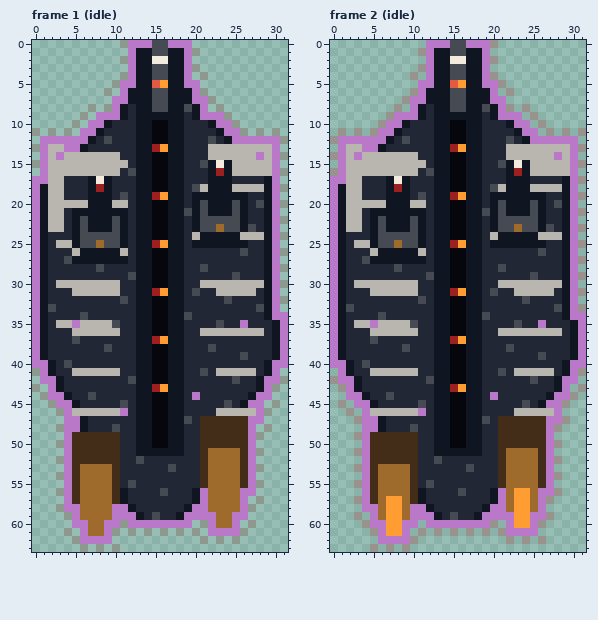
Two states of a pixel-art file, assets/sources/enemies/grave_carrier_elite_32x64.ase. This is how it looked before the edit.
32x64 pixels, 11 frames. Shown: frame 1 (idle), frame 2 (idle). The commit also changed other frames, which this record leaves out.
New version:
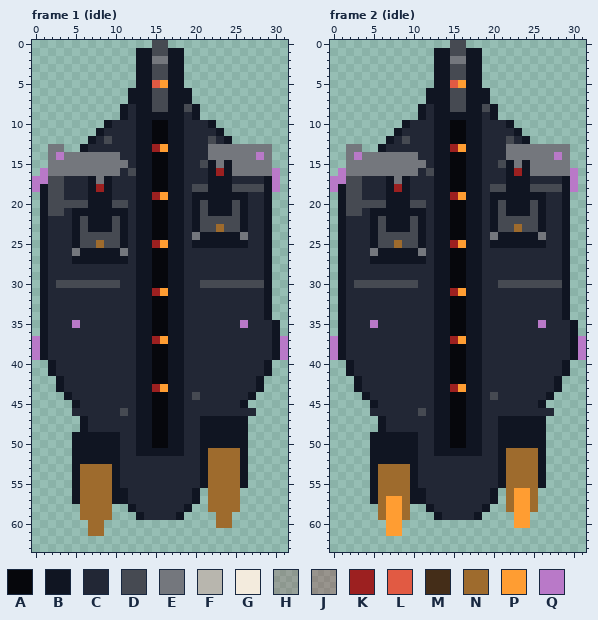
Palette (. is transparent): A #06070c  B #101522  C #222735  D #464a52  E #74777d  F #b8b6ae  G #f3ebdd  H #9c20202e  J #9c202044  K #9c2020  L #e15a43  M #442d18  N #9e6b2d  P #ff9d32  Q #b979c8
Difference:
layer "Elite Aura" now hidden
Frame 1 (idle):
y 0: x 11..14 HQQQ -> ....; x 17..19 QQQ -> ...
y 1: x 12 Q -> .; x 19..20 QH -> ..
y 2: x 11..12 HQ -> ..; x 15..16 GG -> EE; x 19 Q -> .
y 3: x 12 Q -> .; x 19..20 QH -> ..
y 4: x 11..12 HQ -> ..; x 19 Q -> .; x 21 H -> .
y 5: x 10..12 HQQ -> ...; x 19..20 QQ -> ..
y 6: x 9 H -> .; x 11 Q -> .; x 20..21 QH -> ..
y 7: x 10..11 QQ -> ..; x 20..22 QQH -> ...
y 8: x 7 H -> .; x 9..10 HQ -> ..; x 21 Q -> .; x 23 H -> .
y 9: x 6 H -> .; x 8..10 QQQ -> ...; x 21..24 QQQH -> ....
y 10: x 5 H -> .; x 7..8 QQ -> ..; x 23..25 QQH -> ...
y 11: x 0 H -> .; x 2 H -> .; x 4 H -> .; x 6..7 QQ -> ..; x 24..26 QQH -> ...; x 28 H -> .; x 30 H -> .
y 12: x 1..6 QQQQQQ -> ......; x 25..31 QQQQQQH -> .......
y 13: x 0..5 HQFFQQ -> ..EE..; x 22..30 FFFFFFFFQ -> EEEEEEEE.
y 14: x 1..2 QF -> .E; x 4..10 FFFFFFF -> EEEEEEE; x 22..27 FFFFFF -> EEEEEE; x 29..31 FQH -> E..
y 15: x 0..11 HQFFFFFFFFFF -> ..EEEEEEEEEE; x 23 G -> E; x 25..30 FFFFFQ -> EEEEE.
y 16: x 2..10 FFFFFFFFF -> EEEEEEEEE; x 25..29 FFFFF -> EEEEE; x 31 H -> .
y 17: x 2..3 FF -> DD; x 8 G -> E
y 18: x 2..3 FF -> DD; x 21 F -> D; x 25..28 FFFF -> DDDD; x 31 H -> .
y 19: x 0 Q -> .; x 2..3 FF -> DD; x 11 D -> C; x 30 Q -> .
y 20: x 0 Q -> .; x 2..6 FFFFF -> DDDDD; x 10..11 FF -> DD; x 28 D -> C; x 30..31 QH -> ..
y 21: x 0 Q -> .; x 2..3 FF -> DD; x 19 D -> C; x 30 Q -> .
y 22: x 0 Q -> .; x 2..3 FF -> CC; x 30..31 QH -> ..
y 23: x 0 Q -> .; x 2..3 FF -> CC; x 27 D -> C; x 30 Q -> .
y 24: x 0 Q -> .; x 20 F -> E; x 26..28 FFF -> ECC; x 30..31 QH -> ..
y 25: x 0 Q -> .; x 3..4 FF -> CC; x 30 Q -> .
y 26: x 0 Q -> .; x 5 F -> E; x 11 F -> E; x 26 D -> C; x 30..31 QH -> ..
y 27: x 0 Q -> .; x 4 D -> C; x 30 Q -> .
y 28: x 0 Q -> .; x 8 D -> C; x 21 D -> C; x 30..31 QH -> ..
y 29: x 0 Q -> .; x 12 D -> C; x 25 D -> C; x 30 Q -> .
y 30: x 0 Q -> .; x 3..10 FFFFFFFF -> DDDDDDDD; x 21..28 FFFFFFFF -> DDDDDDDD; x 30..31 QH -> ..
y 31: x 0 Q -> .; x 5..10 FFFFFF -> CCCCCC; x 20 D -> C; x 23..27 FFFFF -> CCCCC; x 30 Q -> .
y 32: x 0 Q -> .; x 11 D -> C; x 24 D -> C; x 30..31 QH -> ..
y 33: x 0 Q -> .; x 2 D -> C; x 28 D -> C; x 30 Q -> .
y 34: x 0 Q -> .; x 6 D -> C; x 19 D -> C; x 30..31 QQ -> ..
y 35: x 0 Q -> .; x 3..4 FF -> CC; x 6..10 FFFFD -> CCCCC; x 23 D -> C; x 31 Q -> .
y 36: x 0 Q -> .; x 5..10 FFFFFF -> CCCCCC; x 21..28 FFFFFFFF -> CCCCCCCC; x 31 Q -> .
y 37: x 5 D -> C
y 38: x 9 D -> C; x 22 D -> C
y 39: x 26 D -> C
y 40: x 0..1 QQ -> ..; x 4 D -> C; x 30..31 QQ -> ..
y 41: x 0..1 HQ -> ..; x 5..10 FFFFFF -> CCCCCC; x 21 D -> C; x 23..27 FFFFF -> CCCCC; x 30 Q -> .
y 42: x 1..2 QQ -> ..; x 12 D -> C; x 25 D -> C; x 29..31 QQH -> ...
y 43: x 0 H -> .; x 2 Q -> .; x 29..30 QH -> ..
y 44: x 1..3 HQQ -> ...; x 7 D -> C; x 20 Q -> D; x 28..29 QQ -> ..
y 45: x 2..4 HQQ -> ...; x 11 D -> C; x 24 D -> C; x 27..28 QQ -> ..; x 30 H -> .
y 46: x 3..11 HQFFFFFFQ -> ..CCCCCCD; x 23..29 FFFFFQH -> CCCCC..
y 47: x 4..5 QQ -> ..; x 19 D -> C; x 21..28 MMMMMMQQ -> BBBBBB..
y 48: x 3..5 HQQ -> ...; x 10 D -> C; x 21..27 MMMMMMQ -> BBBBBB.; x 29 H -> .
y 49: x 4..10 QMMMMMM -> .BBBBBB; x 21..28 MMMMMMQH -> BBBBBB..
y 50: x 3..10 HQMMMMMM -> ..BBBBBB; x 21..27 MMMMMMQ -> BBBBBB.
y 51: x 4..10 QMMMMMM -> .BBBBBB; x 21 M -> B; x 26..28 MQH -> B..
y 52: x 3..10 HQMMMMMM -> ..BBBBBB; x 13 D -> C; x 21 M -> B; x 26..27 MQ -> B.
y 53: x 4..5 QM -> .B; x 10 M -> B; x 17 D -> C; x 21 M -> B; x 26..28 MQH -> B..
y 54: x 3..5 HQM -> ..B; x 10 M -> B; x 21 M -> B; x 26..27 MQ -> B.
y 55: x 4..5 QM -> .B; x 10 M -> B; x 12 D -> C; x 21 M -> B; x 26..28 MQH -> B..
y 56: x 3..5 HQM -> ..B; x 10 M -> B; x 16 D -> C; x 21 Q -> .; x 26..27 QQ -> ..
y 57: x 4..5 QM -> .B; x 10 M -> B; x 21 Q -> .; x 26 Q -> .; x 28 H -> .
y 58: x 3..5 HQQ -> ...; x 10..11 QQ -> ..; x 20..21 QQ -> ..; x 26..27 QH -> ..
y 59: x 4..5 HQ -> ..; x 10..12 QQQ -> ...; x 15 D -> C; x 19..22 QQQQ -> ....; x 25..26 QQ -> ..
y 60: x 5..6 QQ -> ..; x 9..19 QQHQQQQQQQQ -> ...........; x 21..22 HQ -> ..; x 25 Q -> .; x 27 H -> .
y 61: x 4 H -> .; x 6 Q -> .; x 9..10 QH -> ..; x 12 H -> .; x 14 H -> .; x 16 H -> .; x 18 H -> .; x 20 H -> .; x 22..26 QQQQH -> .....
y 62: x 5..9 HQQQQ -> .....; x 21 H -> .; x 23 H -> .; x 25 H -> .
y 63: x 6 H -> .; x 8 H -> .; x 10 H -> .
Frame 2 (idle):
y 0: x 12..14 QQQ -> ...; x 17..20 QQQJ -> ....
y 1: x 11..12 JQ -> ..; x 19 Q -> .
y 2: x 12 Q -> .; x 15..16 GG -> EE; x 19..20 QJ -> ..
y 3: x 11..12 JQ -> ..; x 19 Q -> .
y 4: x 10 J -> .; x 12 Q -> .; x 19..20 QJ -> ..
y 5: x 11..12 QQ -> ..; x 19..21 QQJ -> ...
y 6: x 10..11 JQ -> ..; x 20 Q -> .; x 22 J -> .
y 7: x 9..11 JQQ -> ...; x 20..21 QQ -> ..
y 8: x 8 J -> .; x 10 Q -> .; x 21..22 QJ -> ..; x 24 J -> .
y 9: x 7..10 JQQQ -> ....; x 21..23 QQQ -> ...; x 25 J -> .
y 10: x 6..8 JQQ -> ...; x 23..24 QQ -> ..; x 26 J -> .
y 11: x 1 J -> .; x 3 J -> .; x 5..7 JQQ -> ...; x 24..25 QQ -> ..; x 27 J -> .; x 29 J -> .; x 31 J -> .
y 12: x 0..6 JQQQQQQ -> .......; x 25..30 QQQQQQ -> ......
y 13: x 1..5 QFFQQ -> .EE..; x 22..31 FFFFFFFFQJ -> EEEEEEEE..
y 14: x 0..2 JQF -> ..E; x 4..10 FFFFFFF -> EEEEEEE; x 22..27 FFFFFF -> EEEEEE; x 29..30 FQ -> E.
y 15: x 1..11 QFFFFFFFFFF -> .EEEEEEEEEE; x 23 G -> E; x 25..31 FFFFFQJ -> EEEEE..
y 16: x 0 J -> .; x 2..10 FFFFFFFFF -> EEEEEEEEE; x 25..29 FFFFF -> EEEEE
y 17: x 2..3 FF -> DD; x 8 G -> E; x 31 J -> .
y 18: x 2..3 FF -> DD; x 21 F -> D; x 25..28 FFFF -> DDDD
y 19: x 0 Q -> .; x 2..3 FF -> DD; x 11 D -> C; x 30..31 QJ -> ..
y 20: x 0 Q -> .; x 2..6 FFFFF -> DDDDD; x 10..11 FF -> DD; x 28 D -> C; x 30 Q -> .
y 21: x 0 Q -> .; x 2..3 FF -> DD; x 19 D -> C; x 30..31 QJ -> ..
y 22: x 0 Q -> .; x 2..3 FF -> CC; x 30 Q -> .
y 23: x 0 Q -> .; x 2..3 FF -> CC; x 27 D -> C; x 30..31 QJ -> ..
y 24: x 0 Q -> .; x 20 F -> E; x 26..28 FFF -> ECC; x 30 Q -> .
y 25: x 0 Q -> .; x 3..4 FF -> CC; x 30..31 QJ -> ..
y 26: x 0 Q -> .; x 5 F -> E; x 11 F -> E; x 26 D -> C; x 30 Q -> .
y 27: x 0 Q -> .; x 4 D -> C; x 30..31 QJ -> ..
y 28: x 0 Q -> .; x 8 D -> C; x 21 D -> C; x 30 Q -> .
y 29: x 0 Q -> .; x 12 D -> C; x 25 D -> C; x 30..31 QJ -> ..
y 30: x 0 Q -> .; x 3..10 FFFFFFFF -> DDDDDDDD; x 21..28 FFFFFFFF -> DDDDDDDD; x 30 Q -> .
y 31: x 0 Q -> .; x 5..10 FFFFFF -> CCCCCC; x 20 D -> C; x 23..27 FFFFF -> CCCCC; x 30..31 QJ -> ..
y 32: x 0 Q -> .; x 11 D -> C; x 24 D -> C; x 30 Q -> .
y 33: x 0 Q -> .; x 2 D -> C; x 28 D -> C; x 30..31 QJ -> ..
y 34: x 0 Q -> .; x 6 D -> C; x 19 D -> C; x 30..31 QQ -> ..
y 35: x 0 Q -> .; x 3..4 FF -> CC; x 6..10 FFFFD -> CCCCC; x 23 D -> C; x 31 Q -> .
y 36: x 0 Q -> .; x 5..10 FFFFFF -> CCCCCC; x 21..28 FFFFFFFF -> CCCCCCCC; x 31 Q -> .
y 37: x 5 D -> C
y 38: x 9 D -> C; x 22 D -> C
y 39: x 26 D -> C
y 40: x 0..1 QQ -> ..; x 4 D -> C; x 30..31 QQ -> ..
y 41: x 1 Q -> .; x 5..10 FFFFFF -> CCCCCC; x 21 D -> C; x 23..27 FFFFF -> CCCCC; x 30..31 QJ -> ..
y 42: x 0..2 JQQ -> ...; x 12 D -> C; x 25 D -> C; x 29..30 QQ -> ..
y 43: x 1..2 JQ -> ..; x 29 Q -> .; x 31 J -> .
y 44: x 2..3 QQ -> ..; x 7 D -> C; x 20 Q -> D; x 28..30 QQJ -> ...
y 45: x 1 J -> .; x 3..4 QQ -> ..; x 11 D -> C; x 24 D -> C; x 27..29 QQJ -> ...
y 46: x 2 J -> .; x 4..11 QFFFFFFQ -> .CCCCCCD; x 23..28 FFFFFQ -> CCCCC.
y 47: x 3..5 JQQ -> ...; x 19 D -> C; x 21..29 MMMMMMQQJ -> BBBBBB...
y 48: x 4..5 QQ -> ..; x 10 D -> C; x 21..28 MMMMMMQJ -> BBBBBB..
y 49: x 3..10 JQMMMMMM -> ..BBBBBB; x 21..27 MMMMMMQ -> BBBBBB.
y 50: x 4..10 QMMMMMM -> .BBBBBB; x 21..28 MMMMMMQJ -> BBBBBB..
y 51: x 3..10 JQMMMMMM -> ..BBBBBB; x 21 M -> B; x 26..27 MQ -> B.
y 52: x 4..10 QMMMMMM -> .BBBBBB; x 13 D -> C; x 21 M -> B; x 26..28 MQJ -> B..
y 53: x 3..5 JQM -> ..B; x 10 M -> B; x 17 D -> C; x 21 M -> B; x 26..27 MQ -> B.
y 54: x 4..5 QM -> .B; x 10 M -> B; x 21 M -> B; x 26..28 MQJ -> B..
y 55: x 3..5 JQM -> ..B; x 10 M -> B; x 12 D -> C; x 21 M -> B; x 26..27 MQ -> B.
y 56: x 4..5 QM -> .B; x 10 M -> B; x 16 D -> C; x 21 Q -> .; x 26..28 QQJ -> ...
y 57: x 3..5 JQM -> ..B; x 10 M -> B; x 21 Q -> .; x 26..27 QJ -> ..
y 58: x 4..5 QQ -> ..; x 10..11 QQ -> ..; x 20..21 QQ -> ..; x 26 Q -> .
y 59: x 3 J -> .; x 5 Q -> .; x 10..12 QQQ -> ...; x 15 D -> C; x 19..22 QQQQ -> ....; x 25..27 QQJ -> ...
y 60: x 4..6 JQQ -> ...; x 9..10 QQ -> ..; x 12..20 QQQQQQQQJ -> .........; x 22 Q -> .; x 25..26 QJ -> ..
y 61: x 5..6 JQ -> ..; x 9 Q -> .; x 11 J -> .; x 13 J -> .; x 15 J -> .; x 17 J -> .; x 19 J -> .; x 21..25 JQQQQ -> .....
y 62: x 6..10 QQQQJ -> .....; x 22 J -> .; x 24 J -> .; x 26 J -> .
y 63: x 5 J -> .; x 7 J -> .; x 9 J -> .
Where, in picture pixels (left, top, right, bottom), the same in both pictures:
changed: (32, 40, 288, 552)
changed: (330, 40, 586, 552)
